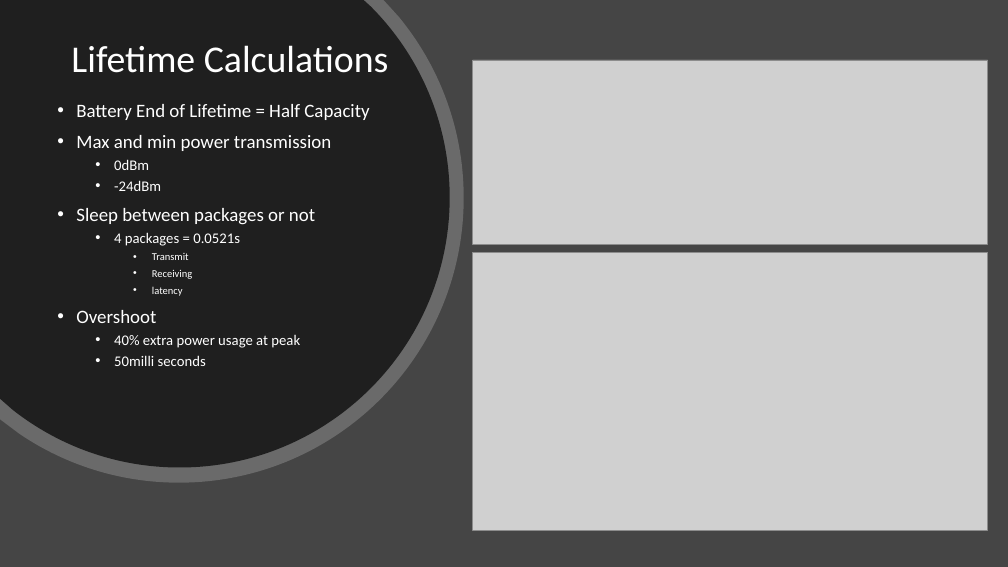
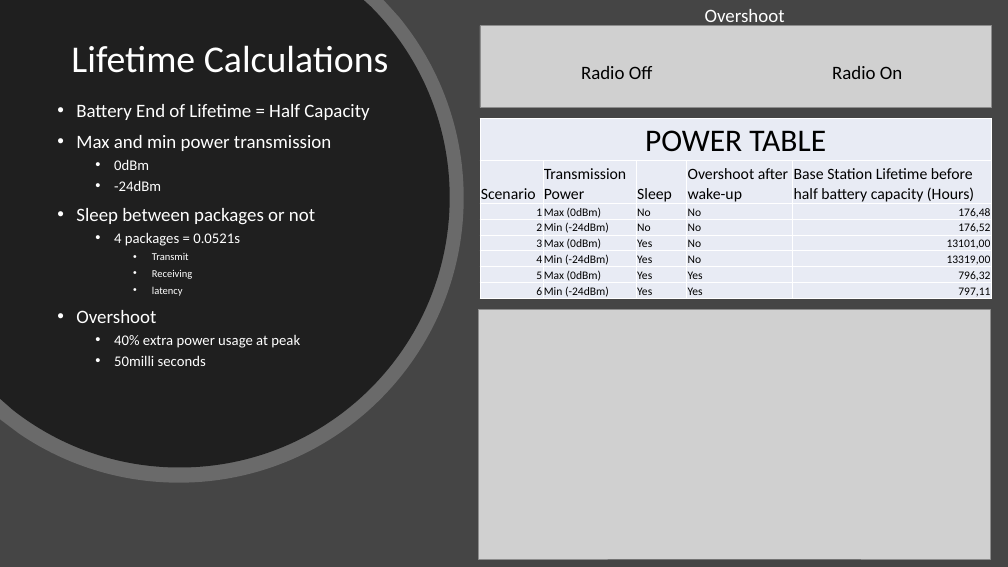
Before and after one commit to entvex/Wireless-Sensor-Networks, a slide deck: slide 7 of Hop or not to hop.pptx. Drawn at 1008x567 pixels with LibreOffice and Linux fonts; fonts in the diff are those of the drawing; grey boxes stand for pictures. Boxes give left, top, right and bottom in pixels: in the first picture for what was removed or moved away, otherwise in the second. Text is boxed around its words. In the diff, an @@ line names an element or a change of style, - is before the commit and + after.

Commit message:
All da Power in PowerPoint ;)

```diff
--- a/Hop or not to hop.pptx
+++ b/Hop or not to hop.pptx
@@ picture added at box(480, 26, 991, 108) @@
@@ text added at box(705, 9, 785, 28), 18 pt, text #FFFFFF @@
+Overshoot
@@ picture removed at box(473, 60, 988, 244) @@
@@ text added at box(581, 66, 653, 79), 18 pt, text #000000 @@
+Radio Off
@@ text added at box(832, 66, 902, 79), 18 pt, text #000000 @@
+Radio On
@@ table added at box(480, 119, 991, 301), 8 rows, 5 columns @@
+POWER TABLE |  |  |  | 
+Scenario | Transmission Power | Sleep | Overshoot after wake-up | Base Station Lifetime before half battery capacity (Hours)
+1 | Max (0dBm) | No | No | 176,48
+2 | Min (-24dBm) | No | No | 176,52
+3 | Max (0dBm) | Yes | No | 13101,00
+4 | Min (-24dBm) | Yes | No | 13319,00
+5 | Max (0dBm) | Yes | Yes | 796,32
+6 | Min (-24dBm) | Yes | Yes | 797,11
@@ picture: place and size @@
-picture at box(473, 253, 988, 531)
+picture at box(479, 309, 990, 559)
```
Also in this commit, not shown: 1 other slide changed, 2 other files.
